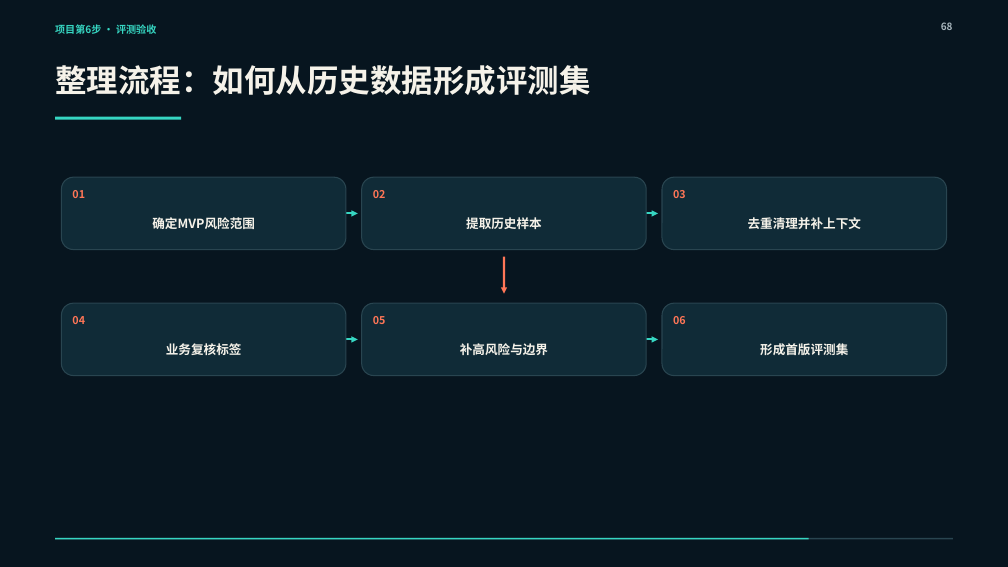
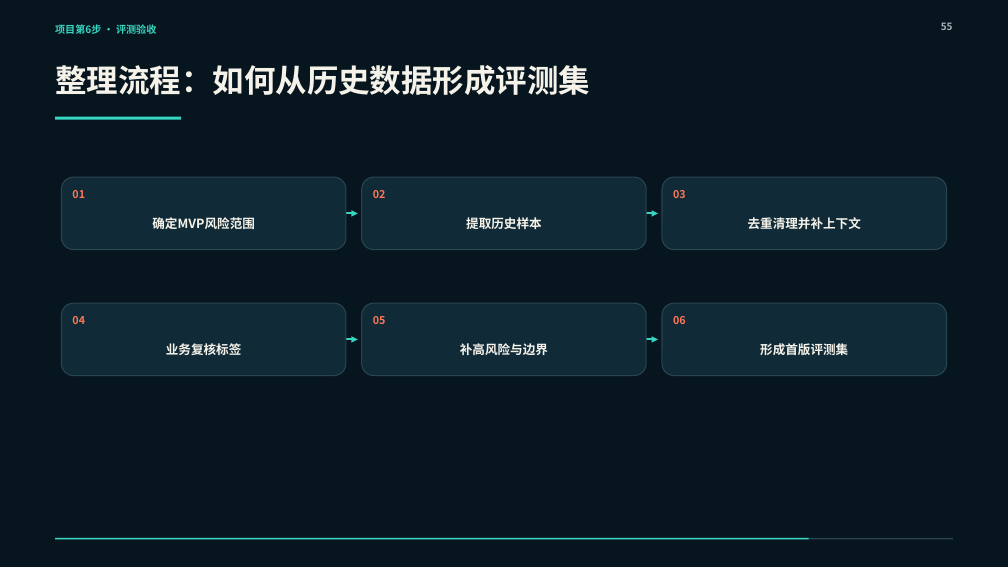
Before and after one commit to zhangkai2237/AI-Course, a slide deck: slide 55 of 课程生产/第一阶段/第10课_AI产品方案与PRD设计实战_重做工作区/第10课_正式PPT_教学主线修订版.pptx (slide 68 before the commit). Drawn at 1008x567 pixels with LibreOffice and Linux fonts; fonts in the diff are those of the drawing. Boxes give left, top, right and bottom in pixels: in the first picture for what was removed or moved away, otherwise in the second. Text is boxed around its words. In the diff, an @@ line names an element or a change of style, - is before the commit and + after.

```diff
--- a/课程生产/第一阶段/第10课_AI产品方案与PRD设计实战_重做工作区/第10课_正式PPT_教学主线修订版.pptx
+++ b/课程生产/第一阶段/第10课_AI产品方案与PRD设计实战_重做工作区/第10课_正式PPT_教学主线修订版.pptx
@@ page number at (941,22,953,30): text changed @@
-68
+55
@@ arrow removed from (504, 257) to (504, 294) @@
```
Also in this commit, not shown: 8 other slides changed, 15 slides removed, 3 other files.
